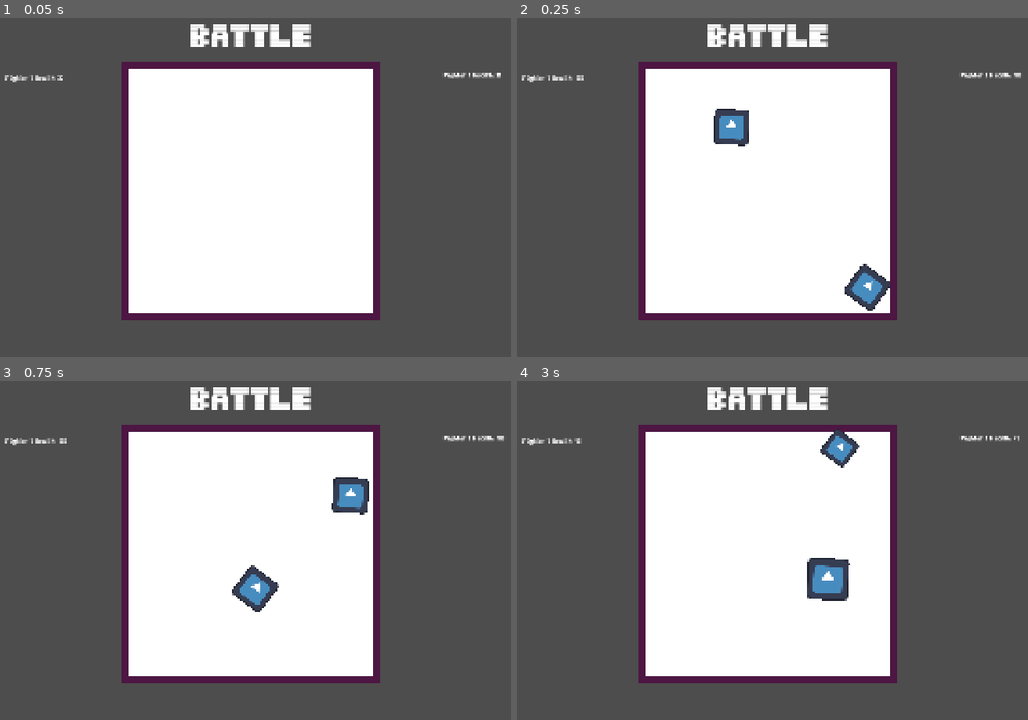
Above: before the commit, frames 1-4 (two rows, left to right).
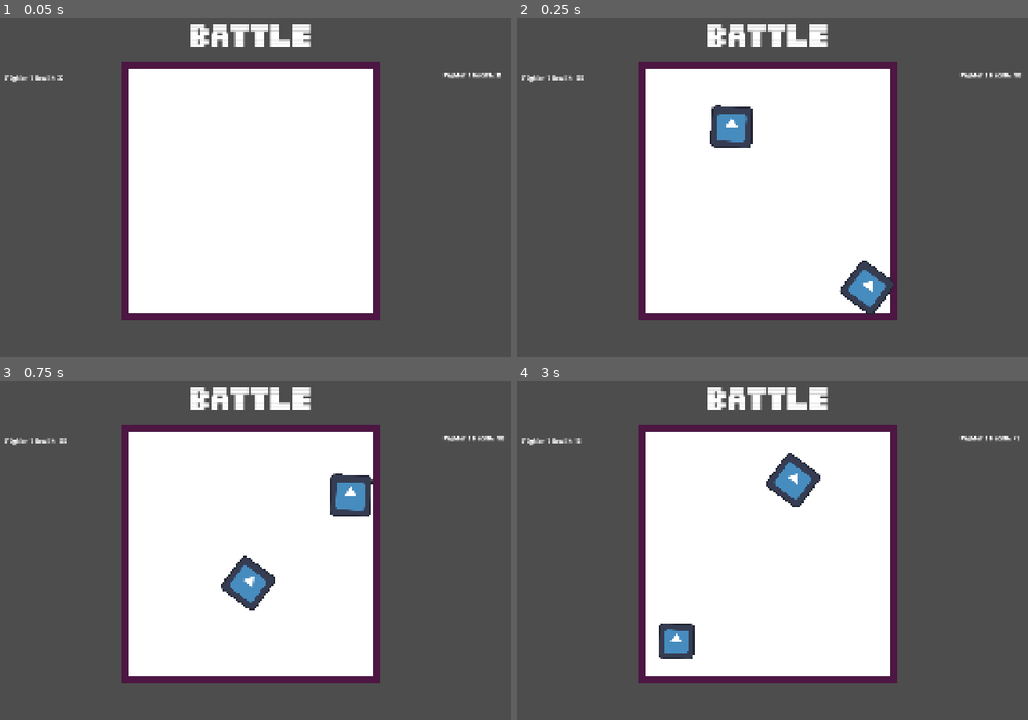
Above: after the commit, the same moments.

Repository: JBRana250/BitBoxBattles
Game: Godot game, scene res://battle/battle.tscn
Same seed, same stepped clock (60 frames per second), same inputs: the game is played once before the commit and once after it. The engine's default icon, where the game draws it, is replaced by a stand-in: a white triangle on a blue panel in a dark square.
Inputs (mouse positions are in pixels of both pictures, inside the frame that each line leads up to):
- Up to frame 1 (0.05 s): no input
- Up to frame 2 (0.25 s): no input
- Up to frame 3 (0.75 s): tap Enter at 0.5, 0.6 s; move the mouse to (388, 536) at 0.52 s; hold Right from 0.53 s (still down); click (388, 536) at 0.67 s
- Up to frame 4 (3 s): tap Space at 0.77 s; release Right at 1.25 s; drag from (644, 570) to (736, 625) at 1.27 s; move the mouse to (828, 475) at 2.02 s; hold Right 2.03-2.75 s; tap Delete at 2.1 s; drag from (736, 625) to (578, 499) at 2.77 s

Frame 1 is identical in both runs. In frame 2, 1.0% of the frame differs, in the area x 37-74%, y 25-88%; in frame 3, 1.3%; in frame 4, 3.1%, in the area x 11-68%, y 14-82%.

Commit message:
feat: change active/inactive to be tied to contact damage cooldown directly

Diff:
--- a/battle/battle.tscn
+++ b/battle/battle.tscn
@@ -92,7 +92,7 @@
 position = Vector2(752, 340)
 fighter_id = "Fighter 1"
 contact_damage = 10
-contact_cooldown = 0.5
+contact_cooldown = 4.0
 fighter_scene = ExtResource("8_iorop")
 spawn_parent = NodePath("../Fighters")
 fighter_health_label = NodePath("../FighterHealth")
@@ -101,7 +101,7 @@
 position = Vector2(1187, 778)
 fighter_id = "Fighter 2"
 contact_damage = 25
-contact_cooldown = 5.0
+contact_cooldown = 0.5
 fighter_scene = ExtResource("8_iorop")
 spawn_parent = NodePath("../Fighters")
 fighter_health_label = NodePath("../FighterHealth2")
--- a/battle/fighter.gd
+++ b/battle/fighter.gd
@@ -36,4 +36,4 @@
 	return fighter_state_machine.get_state()
 
 func hit_enemy():
-	fighter_state_machine.set_state_contact_cooldown(contact_cooldown)
+	fighter_state_machine.on_hit(contact_cooldown)
--- a/battle/fighter.tscn
+++ b/battle/fighter.tscn
@@ -36,28 +36,17 @@
 wait_time = 0.05
 one_shot = true
 
-[node name="FighterStateMachine" type="Node" parent="." unique_id=1829989557 node_paths=PackedStringArray("fighter", "active_timer", "inactive_timer", "contact_cooldown_timer", "sprite", "colshape")]
+[node name="FighterStateMachine" type="Node" parent="." unique_id=1829989557 node_paths=PackedStringArray("fighter", "inactive_timer", "sprite", "colshape")]
 script = ExtResource("3_ladtm")
 fighter = NodePath("..")
-active_timer = NodePath("ActiveTimer")
 inactive_timer = NodePath("InactiveTimer")
-contact_cooldown_timer = NodePath("ContactCooldownTimer")
 current_state = 1
 sprite = NodePath("../Sprite2D")
 colshape = NodePath("../CollisionShape2D")
 
-[node name="ActiveTimer" type="Timer" parent="FighterStateMachine" unique_id=615186729]
-one_shot = true
-autostart = true
-
 [node name="InactiveTimer" type="Timer" parent="FighterStateMachine" unique_id=563924531]
-one_shot = true
-
-[node name="ContactCooldownTimer" type="Timer" parent="FighterStateMachine" unique_id=1995238673]
 one_shot = true
 
 [connection signal="body_entered" from="." to="." method="_on_body_entered"]
 [connection signal="timeout" from="onhitFlash" to="." method="_on_onhit_flash_timeout"]
-[connection signal="timeout" from="FighterStateMachine/ActiveTimer" to="FighterStateMachine" method="_on_active_timer_timeout"]
 [connection signal="timeout" from="FighterStateMachine/InactiveTimer" to="FighterStateMachine" method="_on_inactive_timer_timeout"]
-[connection signal="timeout" from="FighterStateMachine/ContactCooldownTimer" to="FighterStateMachine" method="_on_contact_cooldown_timer_timeout"]
--- a/battle/fighter_state_machine.gd
+++ b/battle/fighter_state_machine.gd
@@ -1,9 +1,7 @@
 class_name FighterStateMachine extends Node
 
 @export var fighter: Fighter
-@export var active_timer: Timer
 @export var inactive_timer: Timer
-@export var contact_cooldown_timer: Timer
 
 enum State {
 	ACTIVE,
@@ -17,24 +15,16 @@
 @export var colshape: CollisionShape2D
 
 func _ready() -> void:
-	set_fighter_inactive()
+	set_fighter_active()
 
 func get_state() -> State:
 	return current_state
 
-func set_state_contact_cooldown(time: float) -> void:
-	active_timer.stop()
+func on_hit(time: float) -> void:
 	inactive_timer.stop()
-	contact_cooldown_timer.stop()
-	print_debug(time)
-	contact_cooldown_timer.start(time)
-	set_fighter_contact_cooldown()
-
-func switch_state() -> void:
-	if current_state == State.ACTIVE:
-		set_fighter_inactive()
-	else:
-		set_fighter_active()
+	inactive_timer.wait_time = time
+	set_fighter_inactive()
+	inactive_timer.start()
 
 func set_fighter_active() -> void:
 	current_state = State.ACTIVE
@@ -44,24 +34,10 @@
 	current_state = State.INACTIVE
 	set_fighter_scale(0.85)
 
-func set_fighter_contact_cooldown() -> void:
-	current_state = State.CONTACT_COOLDOWN
-	set_fighter_scale(0.7)
-
 func set_fighter_scale(scale: float) -> void:
 	var scale_v2 = Vector2(scale, scale)
 	sprite.scale = scale_v2
 	colshape.scale = scale_v2
 
-func _on_active_timer_timeout() -> void:
-	switch_state()
-	inactive_timer.start(randf_range(0.1, 1))
-
 func _on_inactive_timer_timeout() -> void:
-	switch_state()
-	active_timer.start(randf_range(0.1, 1))
-
-func _on_contact_cooldown_timer_timeout() -> void:
-	print_debug("back to active")
 	set_fighter_active()
-	active_timer.start(randf_range(0.1, 1))
--- a/battle/title_label.gd
+++ b/battle/title_label.gd
@@ -1,5 +1,6 @@
 extends Label
 
+@onready var initial_fighters = ["Fighter 1", "Fighter 2"]
 @onready var fighters = ["Fighter 1", "Fighter 2"]
 
 func _ready() -> void:
@@ -15,3 +16,4 @@
 
 func on_start_battle() -> void:
 	text = "Battle"
+	fighters = initial_fighters
